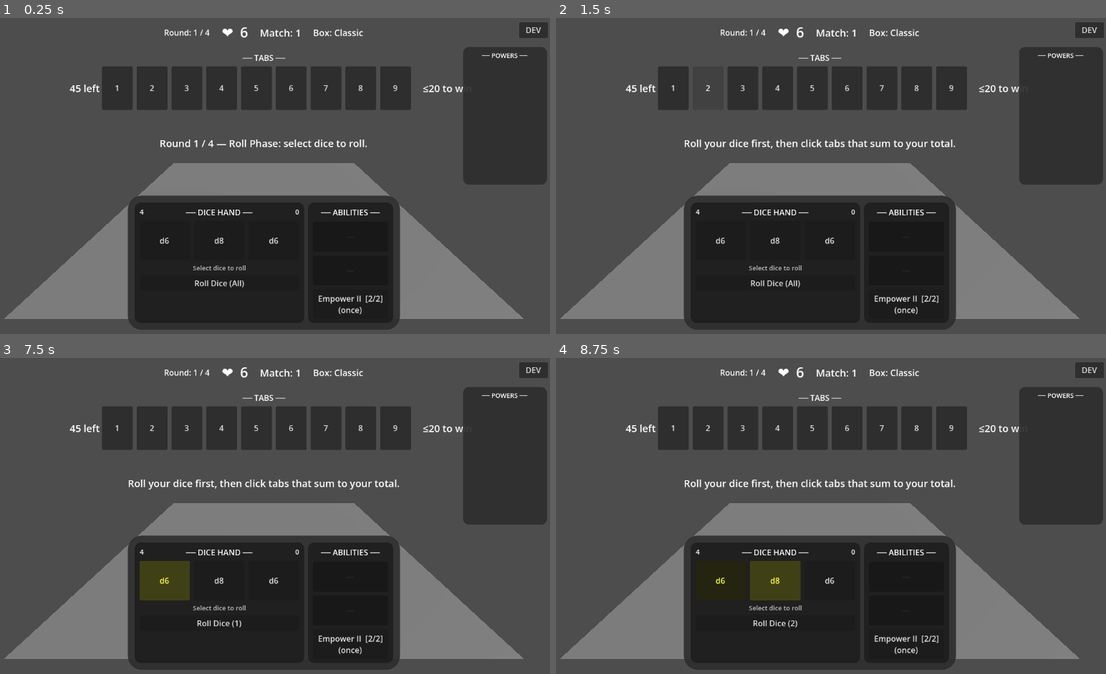
Above: before the commit, frames 1-4 (two rows, left to right).
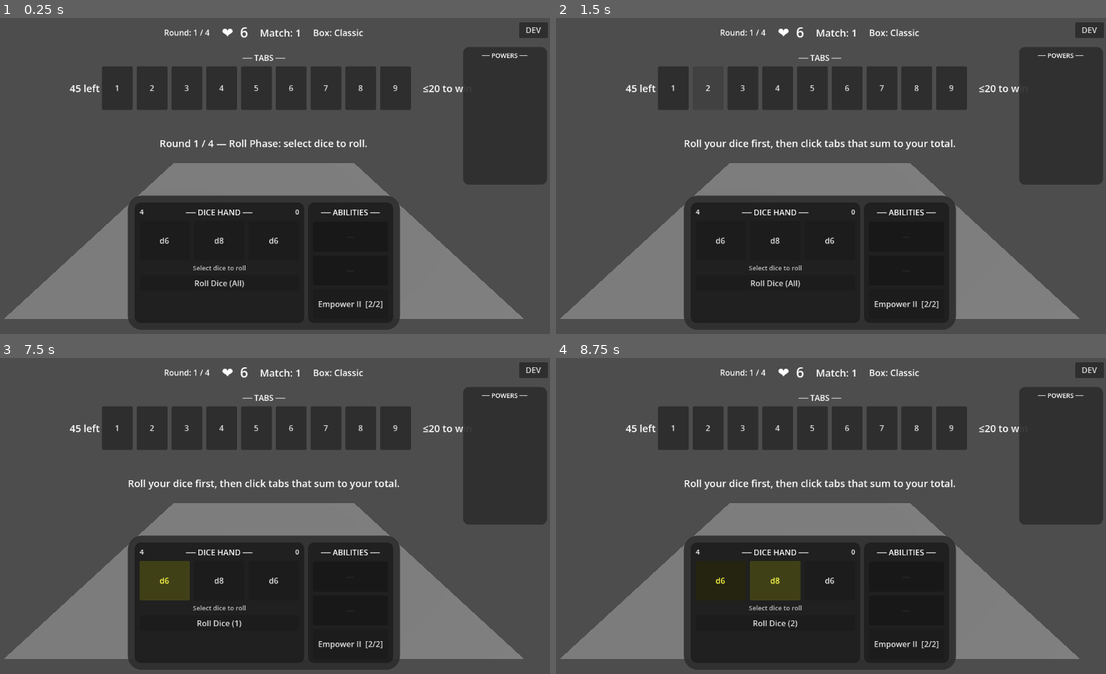
Above: after the commit, the same moments.

Repository: caleb-the-dev/SealTheBox
Game: Godot game, scene res://scenes/match/match.tscn
The game is run twice, just before and just after one commit, with the same random seed, the same clock (stepped at 60 frames per second) and the same inputs.
Inputs:
- Up to frame 1 (0.25 s): no input
- Up to frame 2 (1.5 s): click "1" at 0.5 s; click "2" at 1.25 s
- Up to frame 3 (7.5 s): click "3" at 2 s; click "4" at 2.75 s; click "5" at 3.5 s; click "6" at 4.25 s; click "7" at 5 s; click "8" at 5.75 s; click "9" at 6.5 s; click "d6" at 7.25 s
- Up to frame 4 (8.75 s): click "d8" at 8 s

The runs differ from the first frame. In frame 1, 0.3% of the frame differs, in the area x 57-70%, y 87-94%; in frame 2, 0.3%; in frame 3, 0.3%; in frame 4, 0.3%.

Commit message:
fix: remove stale (once) label from ability buttons

Diff:
--- a/seal-the-box/scripts/ui/tooltip_button.gd
+++ b/seal-the-box/scripts/ui/tooltip_button.gd
@@ -7,7 +7,7 @@
 func update_info(display_name: String, full_description: String) -> void:
 	_tooltip_title = display_name
 	_tooltip_body = full_description
-	text = "%s\n(once)" % display_name
+	text = display_name
 	tooltip_text = display_name
 
 func clear_info() -> void:
